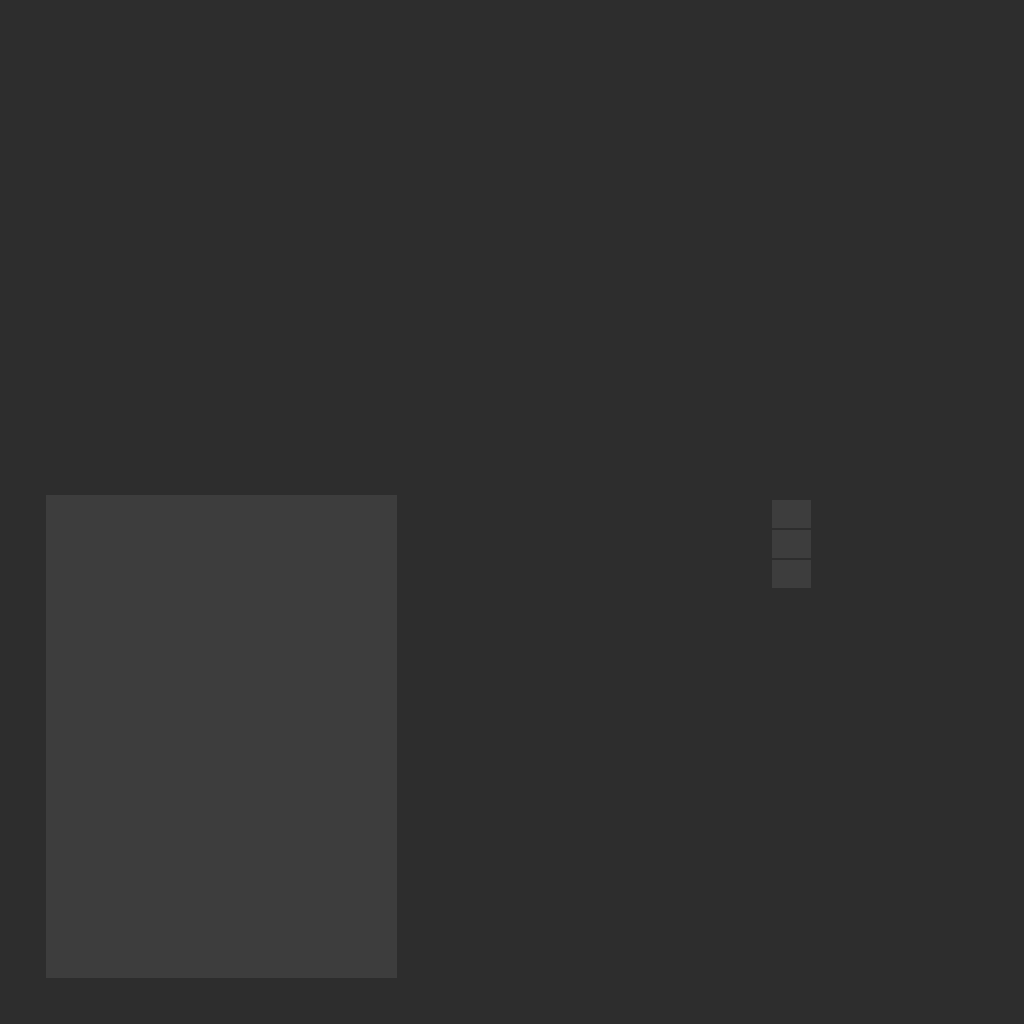
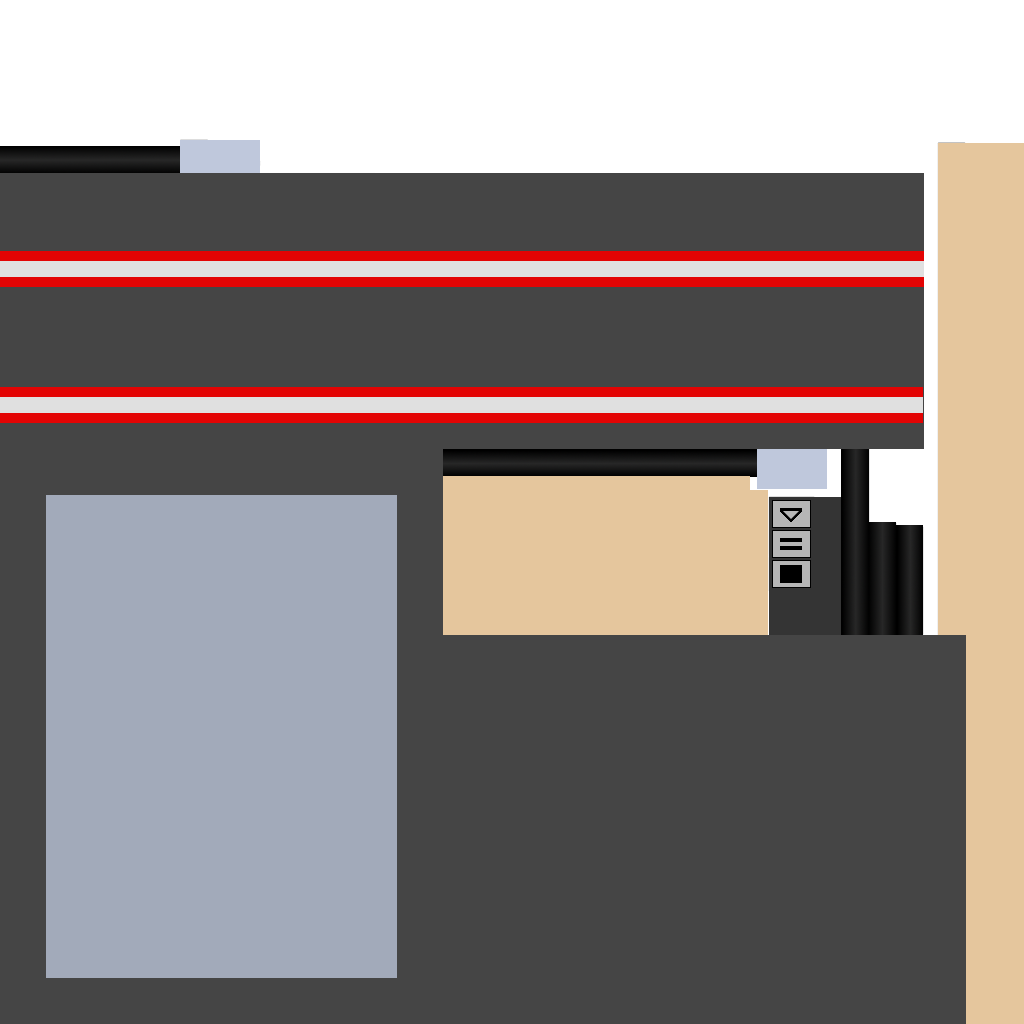
Revision of a layered 1024 × 1024 image; what changed, layer by layer:
removed group "SpecularMap" (1 layers) over [0, 0, 1024, 1024]
removed layer "AllSpec" from group "SpecularMap" over [0, 0, 1024, 1024]
